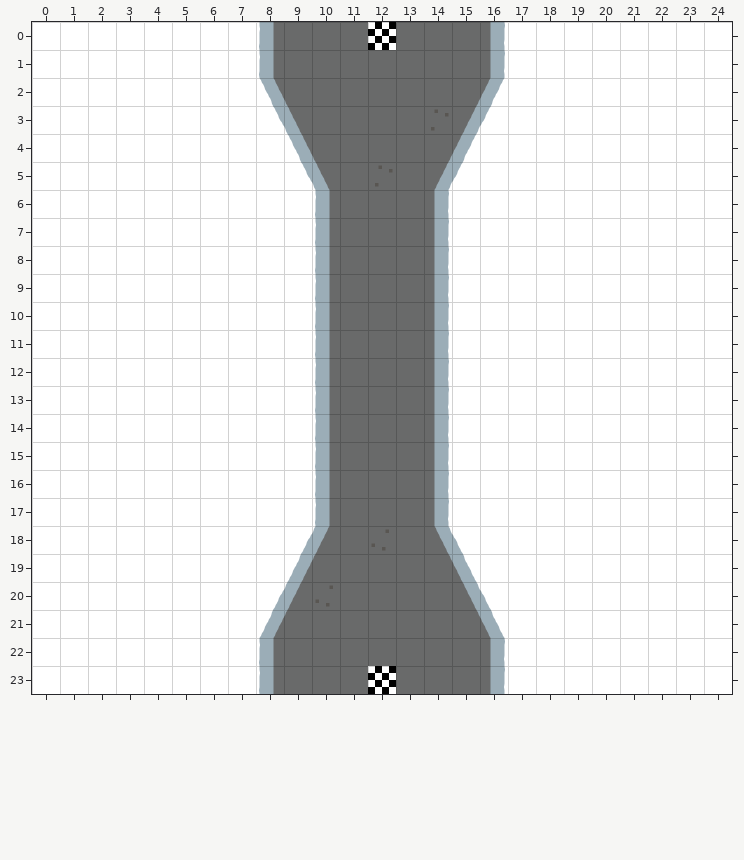
Tiled map, stored at core/assets/maps/shrink_single_single.tmx. Above is the file before it was changed.
Cells are 64x64 px. Shown: x 0..24, y 0..23.
Now the later version:
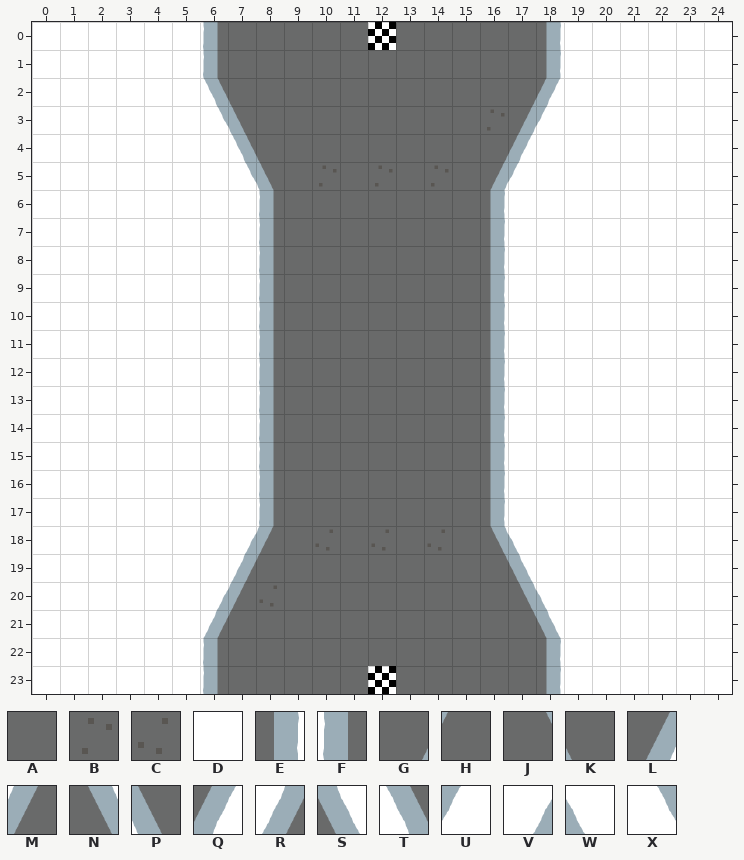
Key: from "snow": A 0, B 2, C 2 turned 180, D 6, E 9 turned 270, F 9 turned 90, G 16 flipped on the diagonal, H 16 flipped on the other diagonal, J 16 turned 270, K 16 turned 90, L 17 flipped on the diagonal, M 17 flipped on the other diagonal, N 17 turned 270, P 17 turned 90, Q 24 flipped on the diagonal, R 24 flipped on the other diagonal, S 24 turned 270, T 24 turned 90, U 25 flipped on the diagonal, V 25 flipped on the other diagonal, W 25 turned 270, X 25 turned 90.
_ is an empty cell.
From old to new:
Layer "Ground":
y 0..1: x 6..8 DDF -> FAA; x 16..18 EDD -> AAE
y 2: x 6..9 DDTK -> TKAA; x 15..18 GQDD -> AAGQ
y 3: x 6..9 DDXP -> XPAA; x 14..18 BLUDD -> AABLU
y 4: x 7..10 DDTK -> TKAA; x 14..17 GQDD -> AAGQ
y 5: x 7..10 DDXP -> XPAB; x 14..17 LUDD -> BALU
y 6..17: x 8..10 DDF -> FAA; x 14..16 EDD -> AAE
y 18: x 7..10 DDVM -> VMAC; x 14..17 NWDD -> CANW
y 19: x 7..10 DDRH -> RHAA; x 14..17 JSDD -> AAJS
y 20: x 6..10 DDVMC -> VMCAA; x 15..18 NWDD -> AANW
y 21: x 6..9 DDRH -> RHAA; x 15..18 JSDD -> AAJS
y 22..23: x 6..8 DDF -> FAA; x 16..18 EDD -> AAE
Boxes around the changes in both pictures, in picture pixels (x1, y1, x2, y2):
changed: (203, 22, 337, 694)
changed: (427, 22, 561, 694)
